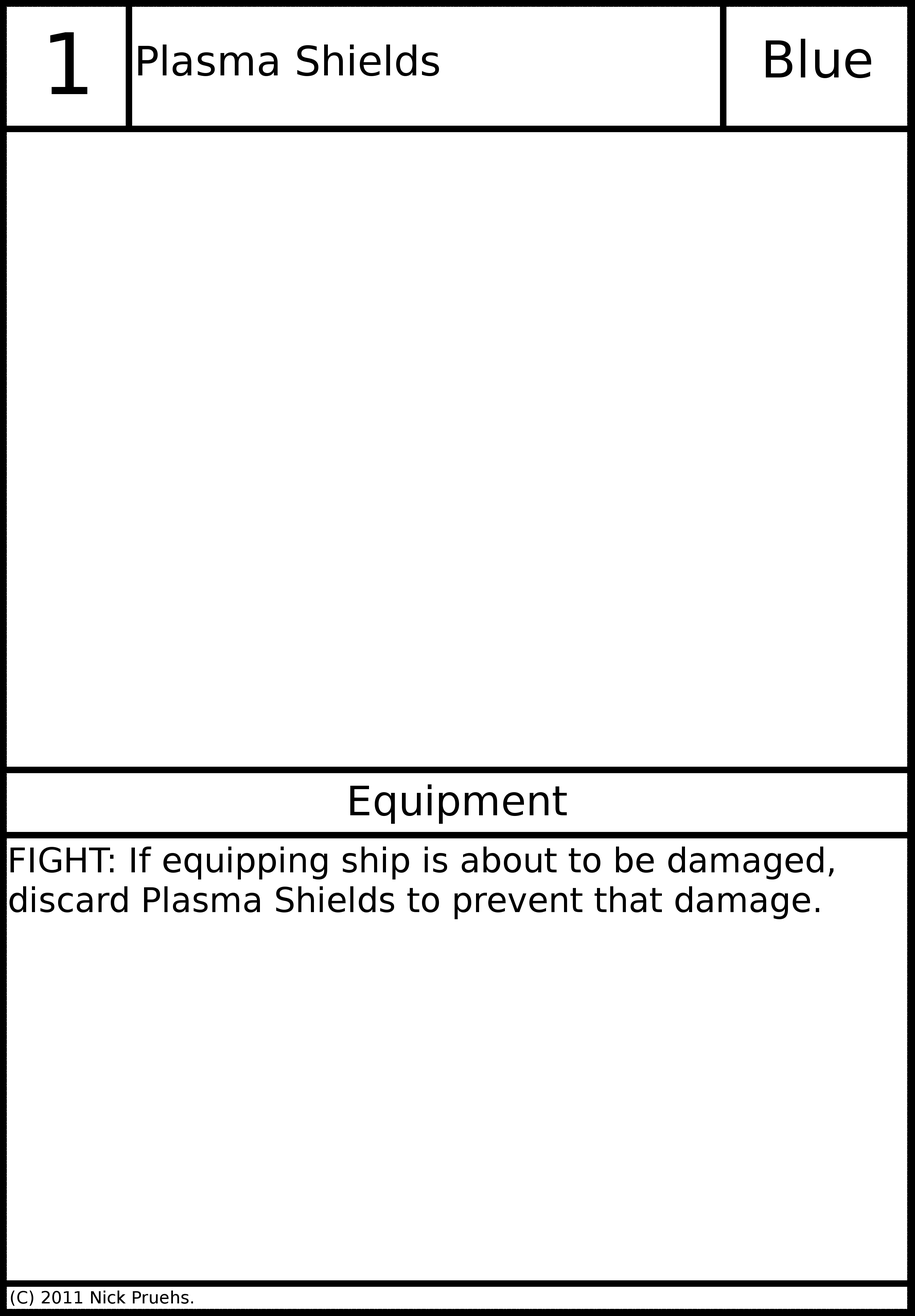
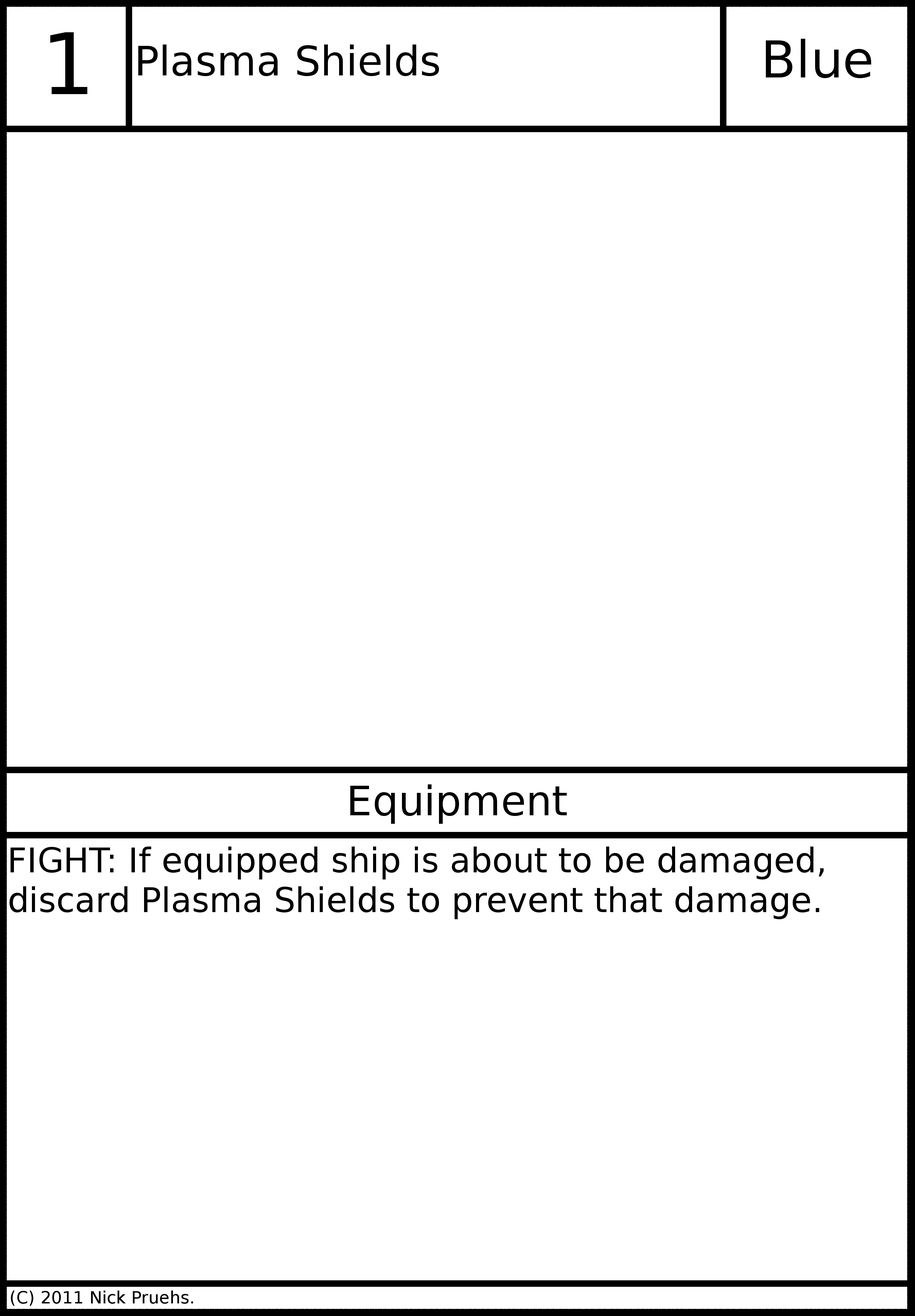
The second w=915, h=1316 image is a revision of the first. Changes to its layers:
painted on "Card Text" over bbox(279, 846, 834, 880)
